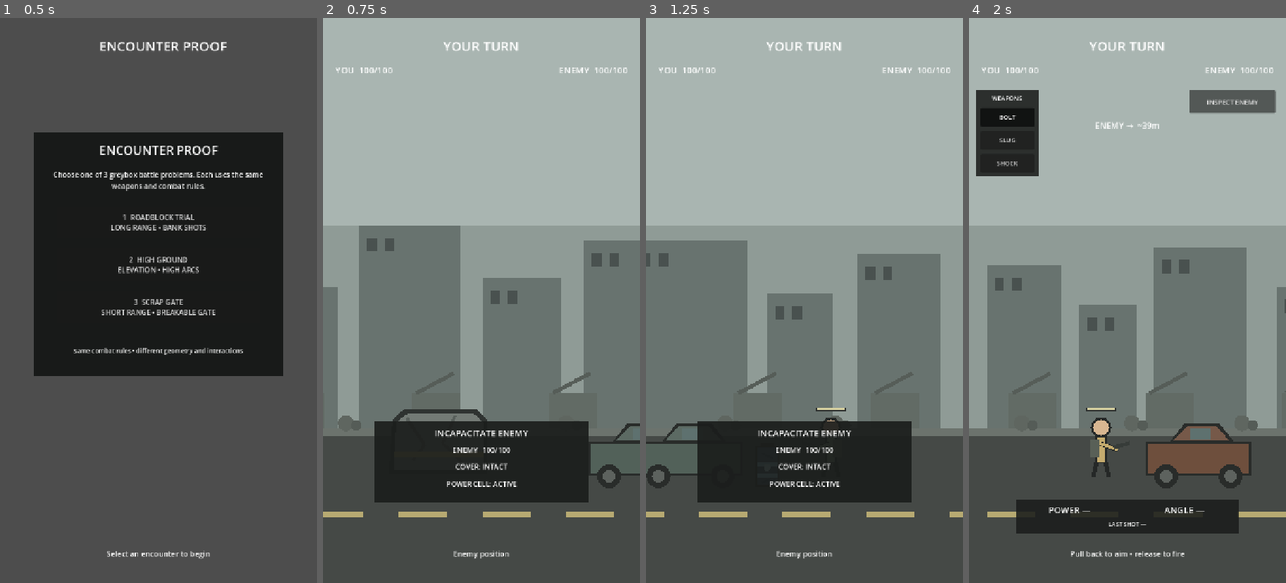
Above: before the commit, frames 1-4 (left to right).
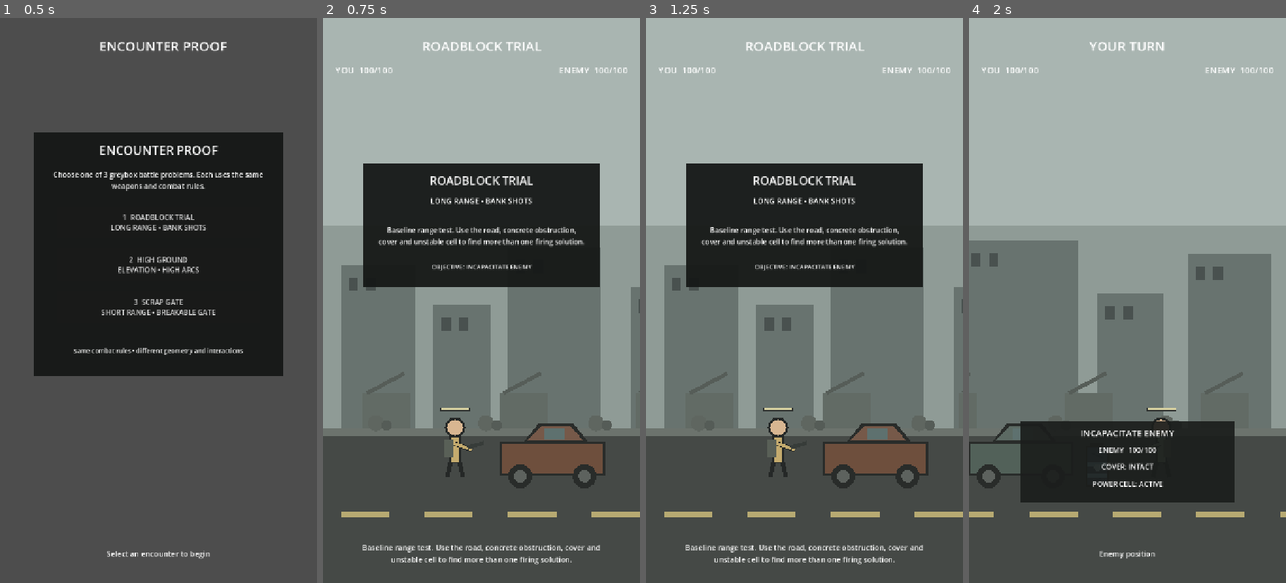
Above: after the commit, the same moments.

Repository: phantompixel-developer/FortKnocks
Game: Godot game, scene res://game/battle/battle.tscn
Same seed, same stepped clock (60 frames per second), same inputs: the game is played once before the commit and once after it.
Inputs (mouse positions are in pixels of both pictures, inside the frame that each line leads up to):
- Up to frame 1 (0.5 s): no input
- Up to frame 2 (0.75 s): click "1 ROADBLOCK TRIAL LONG RANGE …" at 0.5 s
- Up to frame 3 (1.25 s): no input
- Up to frame 4 (2 s): tap Enter at 1.25 s; move the mouse to (1197, 272) at 1.27 s; click (1197, 272) at 1.42 s

Frame 1 is identical in both runs. In frame 2, 39% of the frame differs, in the area x 0-100%, y 4-97%; in frame 3, 37%; in frame 4, 31%.
Error before the commit: Invalid assignment of property or key 'text' with value of type 'String' on a base object of type 'null instance'. (res://game/battle/battle_controller.gd:335)

Commit message:
feat: sync weapon info and add encounter evaluation flow

Diff:
--- a/game/battle/battle_controller.gd
+++ b/game/battle/battle_controller.gd
@@ -49,23 +49,34 @@
 @onready var hint_label: Label = $HUD/Root/HintLabel
 @onready var inspect_button: Button = $HUD/Root/InspectButton
 @onready var weapon_tray: ColorRect = $HUD/Root/WeaponTray
+@onready var weapon_info_card: ColorRect = $HUD/Root/WeaponInfoCard
 @onready var control_deck: ColorRect = $HUD/Root/ControlDeck
 @onready var target_card: ColorRect = $HUD/Root/TargetCard
 @onready var target_title_label: Label = $HUD/Root/TargetCard/Title
 @onready var target_enemy_label: Label = $HUD/Root/TargetCard/EnemyInfoLabel
 @onready var target_cover_label: Label = $HUD/Root/TargetCard/CoverInfoLabel
 @onready var target_hazard_label: Label = $HUD/Root/TargetCard/HazardInfoLabel
-@onready var weapon_name_label: Label = $HUD/Root/ControlDeck/WeaponNameLabel
-@onready var weapon_role_label: Label = $HUD/Root/ControlDeck/WeaponRoleLabel
+@onready var weapon_name_label: Label = $HUD/Root/WeaponInfoCard/WeaponNameLabel
+@onready var weapon_role_label: Label = $HUD/Root/WeaponInfoCard/WeaponRoleLabel
 @onready var power_label: Label = $HUD/Root/ControlDeck/PowerLabel
 @onready var angle_label: Label = $HUD/Root/ControlDeck/AngleLabel
 @onready var last_shot_label: Label = $HUD/Root/ControlDeck/LastShotLabel
 @onready var scrap_bolt_button: Button = $HUD/Root/WeaponTray/ScrapBolt
 @onready var heavy_slug_button: Button = $HUD/Root/WeaponTray/HeavySlug
 @onready var shock_capsule_button: Button = $HUD/Root/WeaponTray/ShockCapsule
+@onready var mission_brief_card: ColorRect = $HUD/Root/MissionBriefCard
+@onready var mission_brief_title: Label = $HUD/Root/MissionBriefCard/Title
+@onready var mission_brief_focus: Label = $HUD/Root/MissionBriefCard/Focus
+@onready var mission_brief_text: Label = $HUD/Root/MissionBriefCard/Briefing
+@onready var mission_brief_objective: Label = $HUD/Root/MissionBriefCard/Objective
 @onready var encounter_picker: ColorRect = $HUD/Root/EncounterPicker
 @onready var picker_briefing_label: Label = $HUD/Root/EncounterPicker/BriefingLabel
 @onready var mission_button_list: VBoxContainer = $HUD/Root/EncounterPicker/MissionButtons
+@onready var result_card: ColorRect = $HUD/Root/ResultCard
+@onready var result_title_label: Label = $HUD/Root/ResultCard/Title
+@onready var result_encounter_label: Label = $HUD/Root/ResultCard/EncounterName
+@onready var result_stats_label: Label = $HUD/Root/ResultCard/Stats
+@onready var result_takeaway_label: Label = $HUD/Root/ResultCard/Takeaway
 @onready var restart_button: Button = $HUD/Root/RestartButton
 @onready var change_encounter_button: Button = $HUD/Root/ChangeEncounterButton
 
@@ -83,6 +94,16 @@
 var _collapsible_barrier: CollapsibleBarrier
 var _missions: Array[MissionDefinition] = []
 
+var _player_shots_fired := 0
+var _player_direct_hits := 0
+var _player_cover_hits := 0
+var _player_environment_hits := 0
+var _weapon_shots := {
+	"scrap_bolt": 0,
+	"heavy_slug": 0,
+	"shock_capsule": 0,
+}
+
 var _pending_player_power := 0.0
 var _pending_player_angle := 0.0
 var _has_last_player_shot := false
@@ -115,10 +136,13 @@
 	enemy_health_label.visible = false
 	inspect_button.visible = false
 	enemy_locator_label.visible = false
-	weapon_tray.visible = false
+	_set_weapon_choice_ui_visible(false)
+	weapon_info_card.visible = false
 	control_deck.visible = false
 	target_card.visible = false
+	mission_brief_card.visible = false
 	encounter_picker.visible = true
+	result_card.visible = false
 	restart_button.visible = false
 	change_encounter_button.visible = false
 	feedback_label.visible = false
@@ -141,6 +165,8 @@
 	phase = Phase.INTRO
 	world.visible = false
 	encounter_picker.visible = true
+	mission_brief_card.visible = false
+	result_card.visible = false
 	restart_button.visible = false
 	change_encounter_button.visible = false
 	health_label.visible = false
@@ -178,8 +204,10 @@
 		return
 
 	_current_mission = definition
+	_reset_encounter_metrics()
 	_configure_mission(definition)
 	encounter_picker.visible = false
+	result_card.visible = false
 	restart_button.visible = false
 	change_encounter_button.visible = false
 	world.visible = true
@@ -188,8 +216,11 @@
 	turn_label.text = definition.display_name.to_upper()
 	hint_label.text = definition.briefing
 	_update_hud()
+	_show_mission_brief(definition)
 
 	await get_tree().process_frame
+	await get_tree().create_timer(1.15).timeout
+	mission_brief_card.visible = false
 	_start_player_turn(true)
 
 func _configure_mission(definition: MissionDefinition) -> void:
@@ -260,7 +291,7 @@
 
 	_dragging = true
 	_drag_start = screen_position
-	weapon_tray.visible = false
+	_set_weapon_choice_ui_visible(false)
 	inspect_button.visible = false
 	_aim_power = 0.0
 	_aim_angle_degrees = 0.0
@@ -305,7 +336,7 @@
 
 	if _aim_power * MAX_DRAG < MIN_FIRE_DRAG:
 		aim_guide.clear()
-		weapon_tray.visible = true
+		_set_weapon_choice_ui_visible(true)
 		inspect_button.visible = true
 		power_label.text = "POWER —"
 		angle_label.text = "ANGLE —"
@@ -353,6 +384,10 @@
 	heavy_slug_button.button_pressed = _selected_weapon.id == "heavy_slug"
 	shock_capsule_button.button_pressed = _selected_weapon.id == "shock_capsule"
 
+func _set_weapon_choice_ui_visible(is_visible: bool) -> void:
+	weapon_tray.visible = is_visible
+	weapon_info_card.visible = is_visible
+
 func _set_weapon_buttons_enabled(enabled: bool) -> void:
 	scrap_bolt_button.disabled = not enabled
 	heavy_slug_button.disabled = not enabled
@@ -367,7 +402,7 @@
 	inspect_button.visible = false
 	inspect_button.disabled = false
 	enemy_locator_label.visible = false
-	weapon_tray.visible = false
+	_set_weapon_choice_ui_visible(false)
 	control_deck.visible = false
 	target_card.visible = false
 	_set_weapon_buttons_enabled(false)
@@ -396,7 +431,7 @@
 	phase = Phase.PLAYER_AIM
 	inspect_button.visible = true
 	enemy_locator_label.visible = true
-	weapon_tray.visible = true
+	_set_weapon_choice_ui_visible(true)
 	control_deck.visible = true
 	target_card.visible = false
 	if last_impact_marker.has_valid_marker:
@@ -416,7 +451,7 @@
 	_is_inspecting = true
 	inspect_button.disabled = true
 	enemy_locator_label.visible = false
-	weapon_tray.visible = false
+	_set_weapon_choice_ui_visible(false)
 	control_deck.visible = false
 	target_card.visible = true
 	_update_target_card()
@@ -440,7 +475,7 @@
 	hint_label.text = previous_hint
 	inspect_button.disabled = false
 	enemy_locator_label.visible = true
-	weapon_tray.visible = true
+	_set_weapon_choice_ui_visible(true)
 	control_deck.visible = true
 	target_card.visible = false
 	_update_enemy_locator()
@@ -455,7 +490,7 @@
 	_is_inspecting = false
 	inspect_button.visible = false
 	enemy_locator_label.visible = false
-	weapon_tray.visible = false
+	_set_weapon_choice_ui_visible(false)
 	control_deck.visible = false
 	target_card.visible = false
 	last_impact_marker.visible = false
@@ -498,12 +533,15 @@
 	if shooter == player:
 		_pending_player_power = _aim_power
 		_pending_player_angle = _aim_angle_degrees
+		_player_shots_fired += 1
+		if weapon != null and _weapon_shots.has(weapon.id):
+			_weapon_shots[weapon.id] = int(_weapon_shots[weapon.id]) + 1
 
 	phase = Phase.PROJECTILE_FLIGHT
 	_is_inspecting = false
 	inspect_button.visible = false
 	enemy_locator_label.visible = false
-	weapon_tray.visible = false
+	_set_weapon_choice_ui_visible(false)
 	control_deck.visible = false
 	target_card.visible = false
 	last_impact_marker.visible = false
@@ -622,6 +660,13 @@
 	_last_player_angle = _pending_player_angle
 	_last_player_result = _shot_result_name(hit_body)
 
+	if hit_body is Combatant:
+		_player_direct_hits += 1
+	elif hit_body is DestructibleCover:
+		_player_cover_hits += 1
+	elif hit_body is UnstablePowerCell or hit_body is CollapsibleBarrier or hit_body is CentralRoadblock:
+		_player_environment_hits += 1
+
 	if hit_body == null:
 		last_impact_marker.clear_marker()
 	else:
@@ -803,25 +848,74 @@
 	_is_inspecting = false
 	inspect_button.visible = false
 	enemy_locator_label.visible = false
-	weapon_tray.visible = false
+	_set_weapon_choice_ui_visible(false)
 	control_deck.visible = false
 	target_card.visible = false
 	last_impact_marker.visible = false
 	_set_weapon_buttons_enabled(false)
 	aim_guide.clear()
+	result_card.visible = true
 	restart_button.visible = true
 	change_encounter_button.visible = true
 
 	if player.is_alive():
 		turn_label.text = "YOU WIN"
 		hint_label.text = "Enemy survivor incapacitated"
+		result_title_label.text = "VICTORY"
 		camera_director.focus_x(enemy.global_position.x, 0.35)
 	else:
 		turn_label.text = "DEFEAT"
 		hint_label.text = "Your survivor was incapacitated"
+		result_title_label.text = "DEFEAT"
 		camera_director.focus_x(player.global_position.x, 0.35)
 
+	_update_result_card()
 	return true
+
+func _reset_encounter_metrics() -> void:
+	_player_shots_fired = 0
+	_player_direct_hits = 0
+	_player_cover_hits = 0
+	_player_environment_hits = 0
+	_weapon_shots["scrap_bolt"] = 0
+	_weapon_shots["heavy_slug"] = 0
+	_weapon_shots["shock_capsule"] = 0
+
+func _show_mission_brief(definition: MissionDefinition) -> void:
+	mission_brief_title.text = definition.display_name.to_upper()
+	mission_brief_focus.text = definition.test_focus
+	mission_brief_text.text = definition.briefing
+	mission_brief_objective.text = "OBJECTIVE: %s" % definition.objective_text
+	mission_brief_card.visible = true
+
+func _update_result_card() -> void:
+	if _current_mission == null:
+		return
+
+	result_encounter_label.text = _current_mission.display_name.to_upper()
+	result_stats_label.text = "SHOTS %d • DIRECT %d\nCOVER %d • ENVIRONMENT %d\nBOLT %d • SLUG %d • SHOCK %d" % [
+		_player_shots_fired,
+		_player_direct_hits,
+		_player_cover_hits,
+		_player_environment_hits,
+		int(_weapon_shots["scrap_bolt"]),
+		int(_weapon_shots["heavy_slug"]),
+		int(_weapon_shots["shock_capsule"]),
+	]
+	result_takeaway_label.text = _encounter_takeaway()
+
+func _encounter_takeaway() -> String:
+	if _player_environment_hits > 0:
+		return "Environment interaction mattered in this run."
+	if _player_cover_hits > _player_direct_hits:
+		return "This run leaned on breaking protection before crew damage."
+	if int(_weapon_shots["scrap_bolt"]) > int(_weapon_shots["heavy_slug"]) + int(_weapon_shots["shock_capsule"]):
+		return "This run leaned heavily on Scrap Bolt trajectory play."
+	if int(_weapon_shots["heavy_slug"]) > int(_weapon_shots["scrap_bolt"]):
+		return "This run leaned toward cover-breaking force."
+	if int(_weapon_shots["shock_capsule"]) > 0:
+		return "Shock Capsule contributed to the firing solution."
+	return "Compare this result with another encounter."
 
 func _on_health_changed(_current: int, _maximum: int) -> void:
 	_update_hud()
